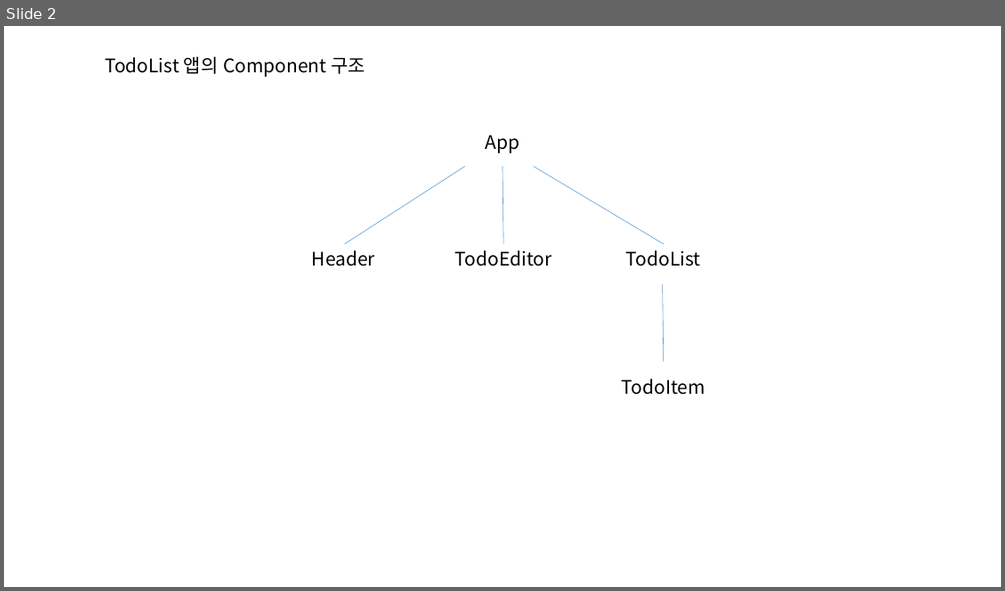
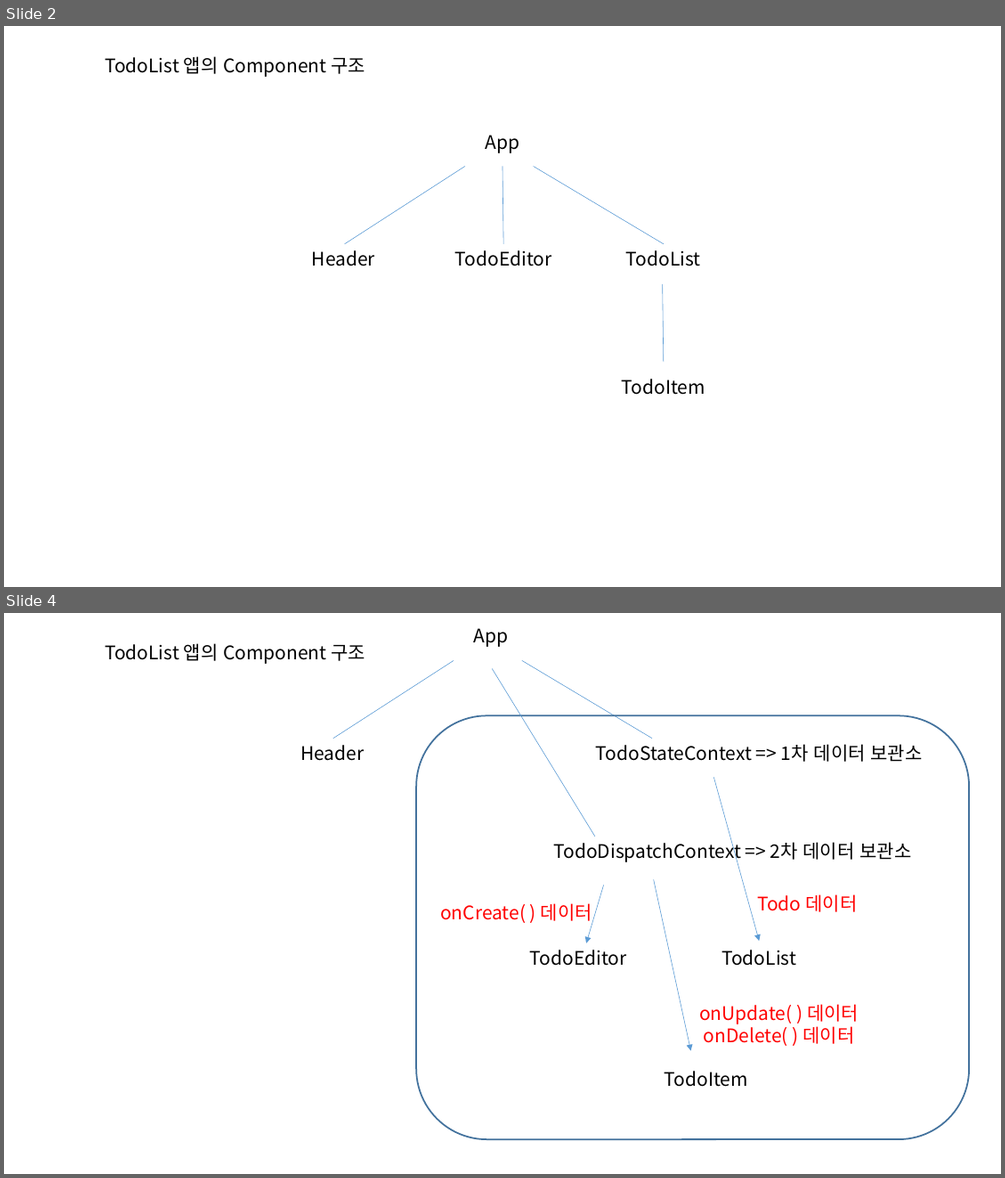
Before and after one commit to Divjason/EZEN-UIUX-240109, a slide deck: 240403/react structure.pptx. Shown one above the other, each under a label of ours: slide 2 before the commit, slides 2 and 4 after it; the slides between them are not shown. The pictures are 1005x591 and 1005x1178 pixels, drawn with LibreOffice and Linux fonts; fonts in the diff are those of the drawing. Boxes give left, top, right and bottom in pixels: in the first picture for what was removed or moved away, otherwise in the second. Text is boxed around its words. In the diff, an @@ line names an element or a change of style, - is before the commit and + after.

```diff
--- a/240403/react structure.pptx
+++ b/240403/react structure.pptx
@@ slide 4 added at box(4, 613, 1001, 1174), background #FFFFFF @@
@@ text added at box(474, 628, 509, 647), 18 pt, text #000000 @@
+App
@@ text added at box(105, 643, 365, 664), 18 pt, text #000000 @@
+TodoList 앱의 Component 구조
@@ line added from (453, 661) to (333, 738), #5B9BD5 0.5 pt @@
@@ line added from (522, 661) to (652, 738), #5B9BD5 0.5 pt @@
@@ line added from (493, 669) to (595, 836), #5B9BD5 0.5 pt @@
@@ rounded rectangle added at box(416, 715, 969, 1139), outline #43739E 1.5 pt @@
@@ text added at box(300, 745, 364, 761), 18 pt, text #000000 @@
+Header
@@ text added at box(596, 744, 922, 762), 18 pt, text #000000 @@
+TodoStateContext => 1차 데이터 보관소
@@ arrow added from (713, 777) to (760, 941), #5B9BD5 0.5 pt @@
@@ text added at box(553, 840, 911, 863), 18 pt, text #000000 @@
+TodoDispatchContext => 2차 데이터 보관소
@@ arrow added from (654, 879) to (691, 1051), #5B9BD5 0.5 pt @@
@@ text added at box(440, 903, 592, 925), 18 pt, text #FF0000 @@
+onCreate( ) 데이터
@@ arrow added from (604, 885) to (587, 943), #5B9BD5 0.5 pt @@
@@ text added at box(757, 894, 857, 912), 18 pt, text #FF0000 @@
+Todo 데이터
@@ text added at box(530, 949, 627, 965), 18 pt, text #000000 @@
+TodoEditor
@@ text added at box(721, 949, 796, 965), 18 pt, text #000000 @@
+TodoList
@@ text added at box(699, 1004, 858, 1046), 18 pt, text #FF0000 @@
+onUpdate( ) 데이터
+onDelete( ) 데이터
@@ text added at box(664, 1070, 748, 1086), 18 pt, text #000000 @@
+TodoItem
```
Also in this commit, not shown: 1 other slide added, 54 other files.
